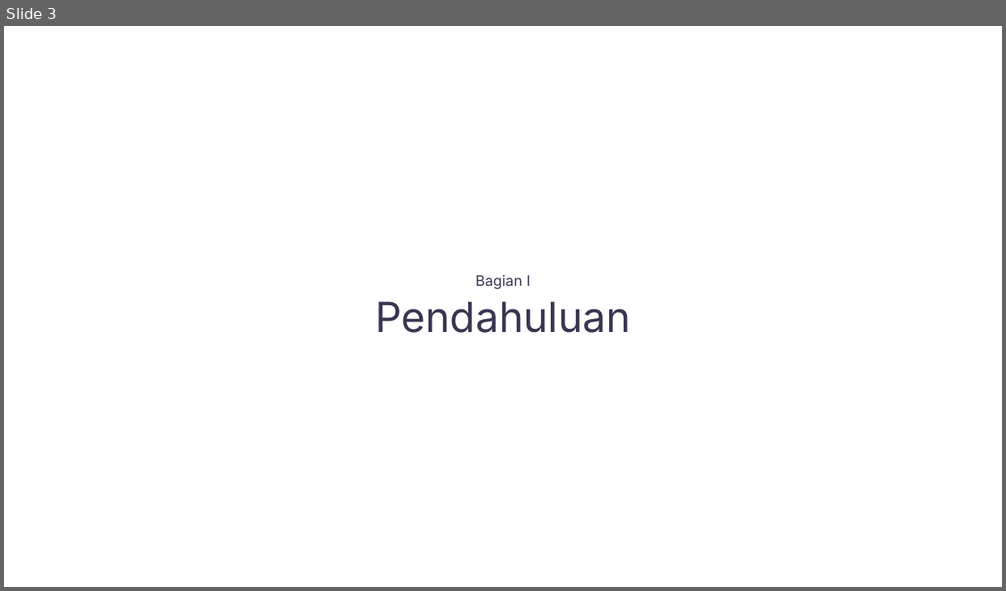
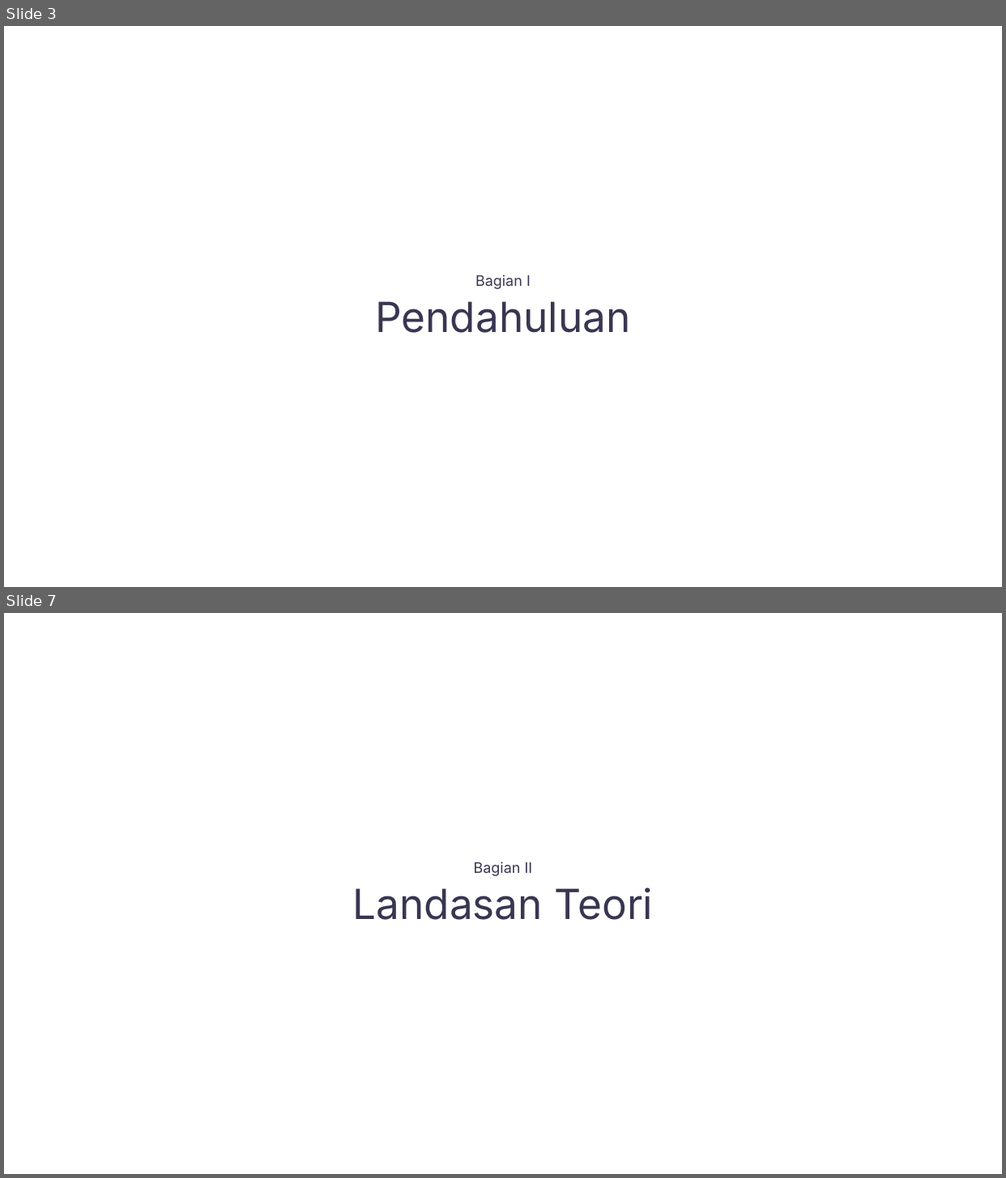
Before and after one commit to andrr64/KeuanganKu, a slide deck: assets/presentasi/presentasi.pptx. Shown one above the other, each under a label of ours: slide 3 before the commit, slides 3 and 7 after it; the slides between them are not shown. The pictures are 1006x591 and 1006x1178 pixels, drawn with LibreOffice and Linux fonts; fonts in the diff are those of the drawing; background and template pictures are left out. Boxes give left, top, right and bottom in pixels: in the first picture for what was removed or moved away, otherwise in the second. Text is boxed around its words. In the diff, an @@ line names an element or a change of style, - is before the commit and + after.

```diff
--- a/assets/presentasi/presentasi.pptx
+++ b/assets/presentasi/presentasi.pptx
@@ slide 7 added at [4, 613, 1002, 1174], background #FFFFFF @@
@@ text added at [474, 862, 533, 876], 14 pt, text #383651 @@
+Bagian II
@@ text added at [353, 888, 653, 920], 40 pt, text #383651 @@
+Landasan Teori
```
Also in this commit, not shown: 3 slides changed, 10 other slides added, 3 slides removed.
